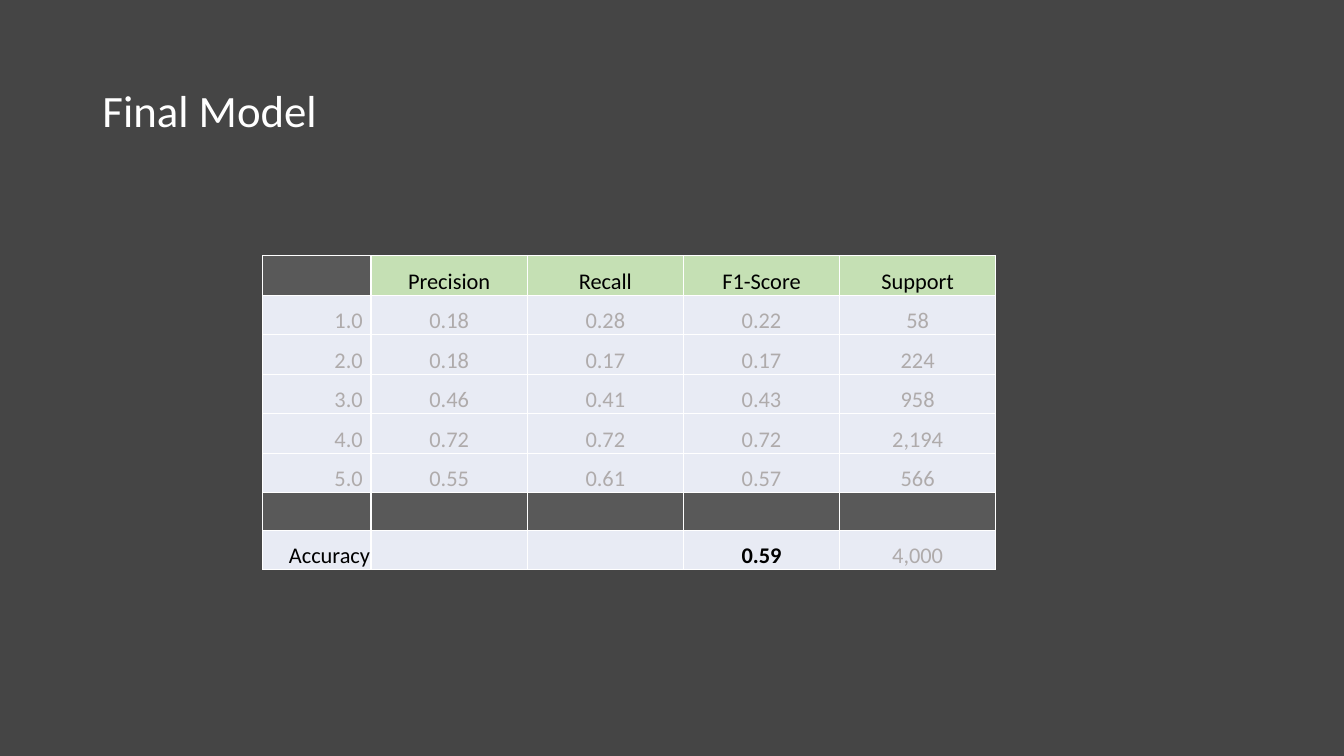
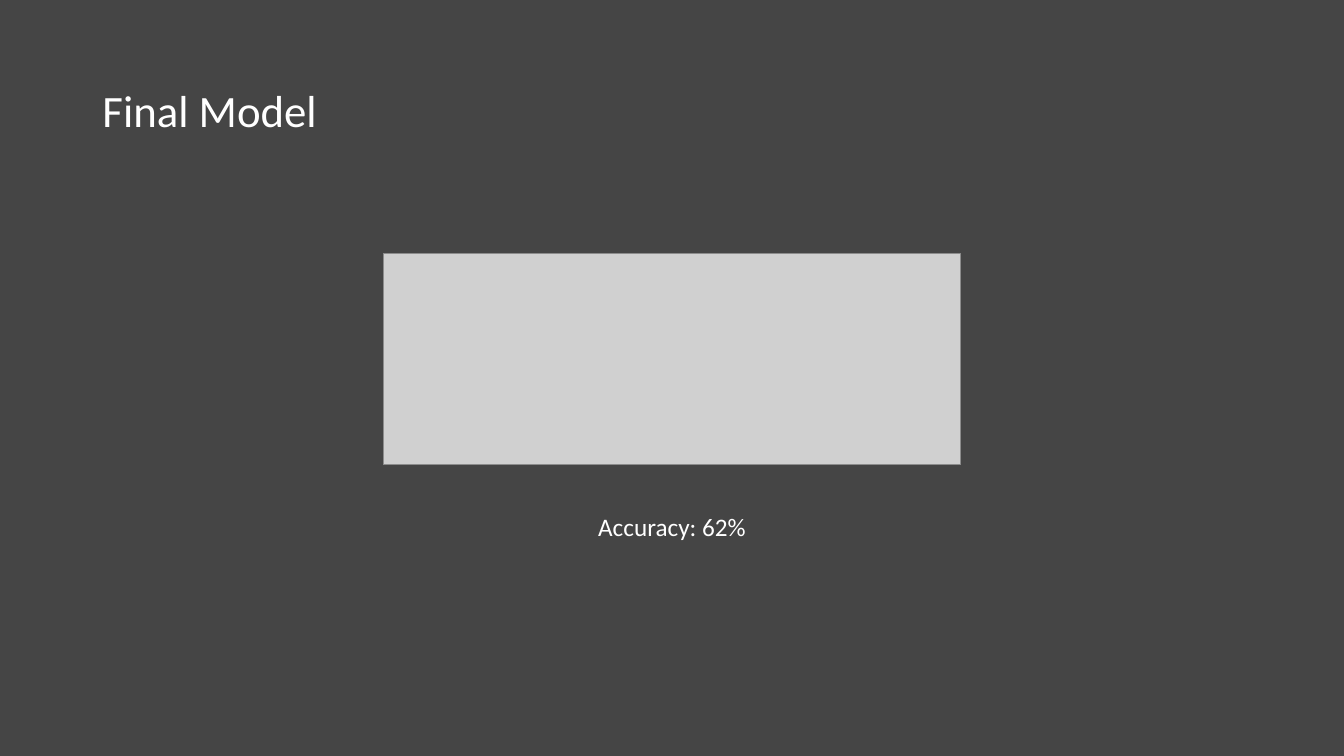
Before and after one commit to BrettlyCD/seattle-trees-project, a slide deck: slide 11 of reports/City Trees - Seattle.pptx. Drawn at 1344x756 pixels with LibreOffice and Linux fonts; fonts in the diff are those of the drawing; grey boxes stand for pictures. Boxes give left, top, right and bottom in pixels: in the first picture for what was removed or moved away, otherwise in the second. Text is boxed around its words. In the diff, an @@ line names an element or a change of style, - is before the commit and + after.

```diff
--- a/reports/City Trees - Seattle.pptx
+++ b/reports/City Trees - Seattle.pptx
@@ table removed at (x1=263, y1=256, x2=996, y2=571), 8 rows, 5 columns @@
- | Precision | Recall | F1-Score | Support
-1.0 | 0.18 | 0.28 | 0.22 | 58
-2.0 | 0.18 | 0.17 | 0.17 | 224
-3.0 | 0.46 | 0.41 | 0.43 | 958
-4.0 | 0.72 | 0.72 | 0.72 | 2,194
-5.0 | 0.55 | 0.61 | 0.57 | 566
- |  |  |  | 
-Accuracy |  |  | 0.59 | 4,000
@@ picture added at (x1=383, y1=253, x2=961, y2=464) @@
@@ text added at (x1=598, y1=519, x2=745, y2=540), 18 pt, text #FFFFFF @@
+Accuracy: 62%
```
Also in this commit, not shown: 1 other slide changed, 1 other file.
